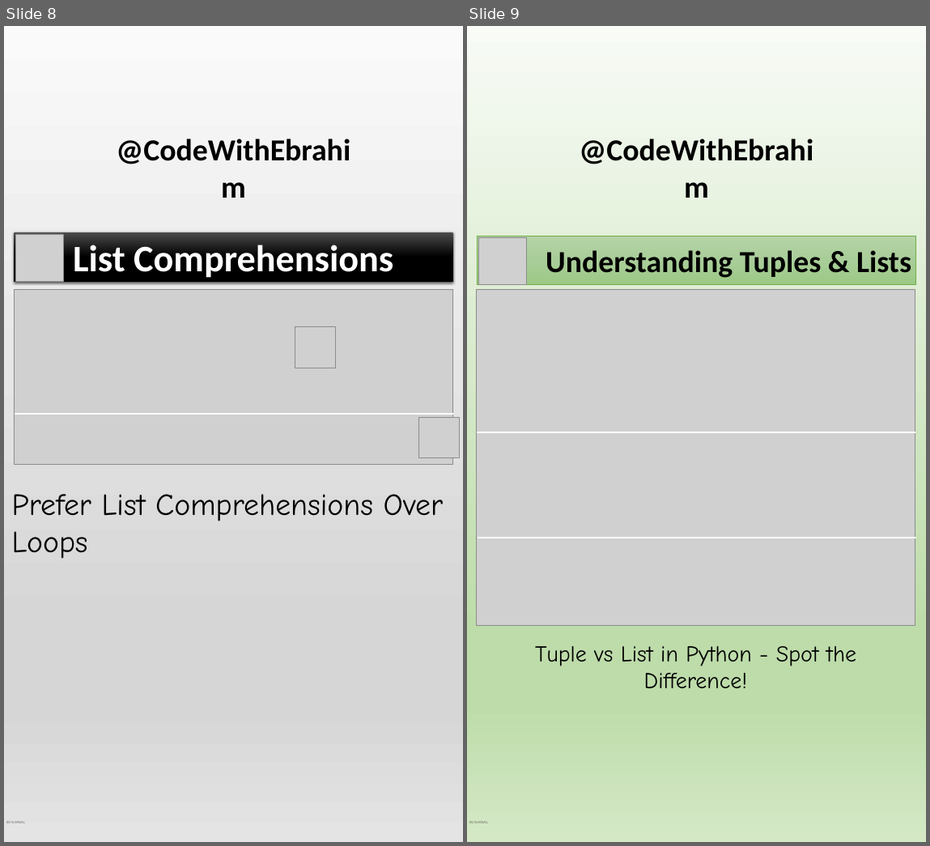
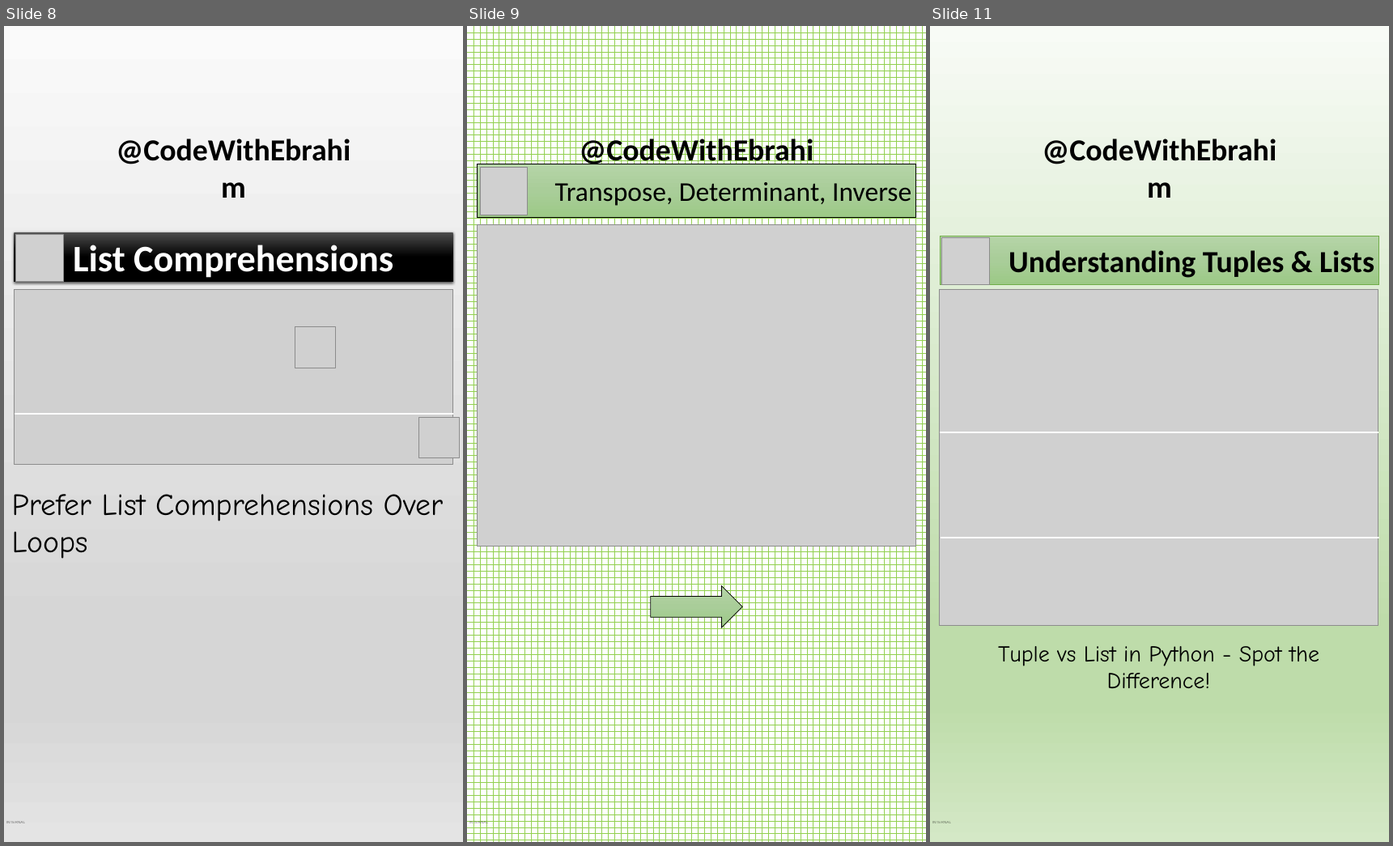
Before and after one commit to ebrahimsalehi1/python_codes, a slide deck: assets/images.pptx. Shown side by side, each under a label of ours: slides 8 and 9 before the commit, slides 8, 9 and 11 after it; the slides between them are not shown. The pictures are 930x846 and 1393x846 pixels, drawn with LibreOffice and Linux fonts; fonts in the diff are those of the drawing; grey boxes stand for pictures; background and template pictures are left out. Boxes give left, top, right and bottom in pixels: in the first picture for what was removed or moved away, otherwise in the second. Text is boxed around its words. In the diff, an @@ line names an element or a change of style, - is before the commit and + after.

```diff
--- a/assets/images.pptx
+++ b/assets/images.pptx
@@ slide 9 added at (467, 26, 926, 842), background pattern #92D050 on #FFFFFF; not listed: 2 template elements that a slide beside it also shows @@
@@ rectangle added at (477, 164, 916, 217), fill gradient #B5D5A7 to #AACE9A to #9CC987, outline #000000 1 pt, 48 pt, text #000000 @@
+Transpose, Determinant, Inverse
@@ picture added at (480, 167, 528, 215) @@
@@ picture added at (477, 224, 916, 546) @@
@@ line added from (477, 503) to (916, 503), #FFFFFF 3 pt @@
@@ right arrow added at (651, 586, 742, 628), fill gradient #B5D5A7 to #AACE9A to #9CC987, outline #000000 1 pt @@
@@ what was slide 9 is now slide 11 @@
```
Also in this commit, not shown: 6 other slides added, 13 other files.
